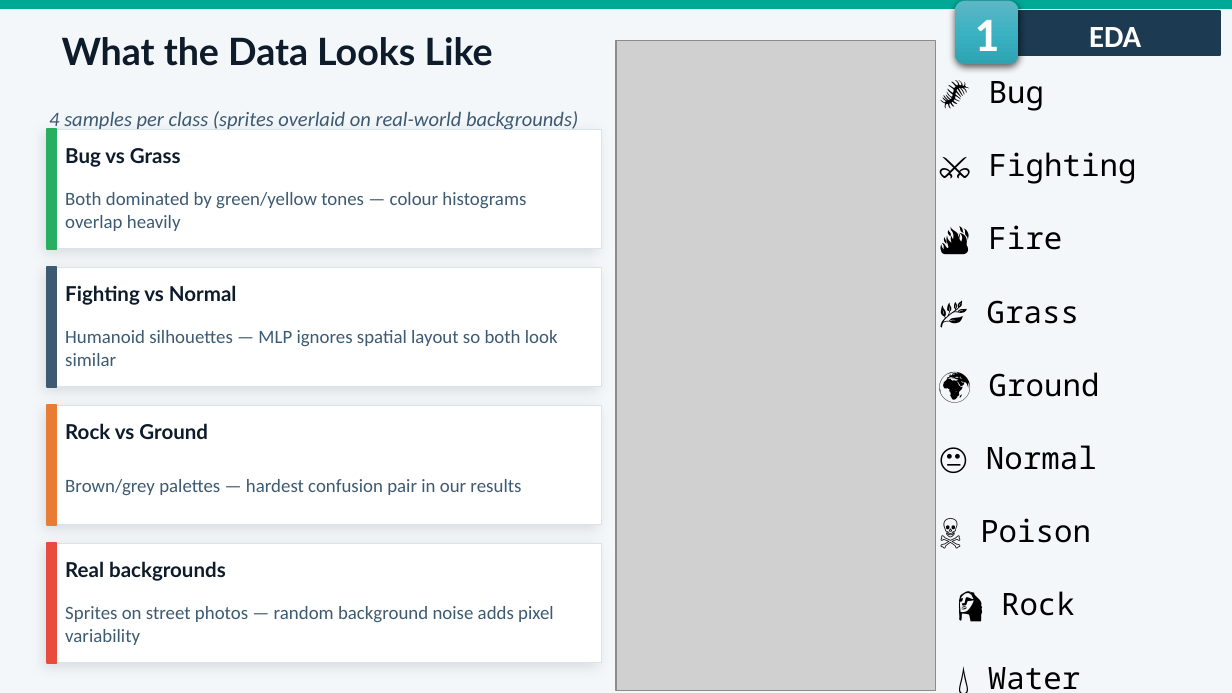
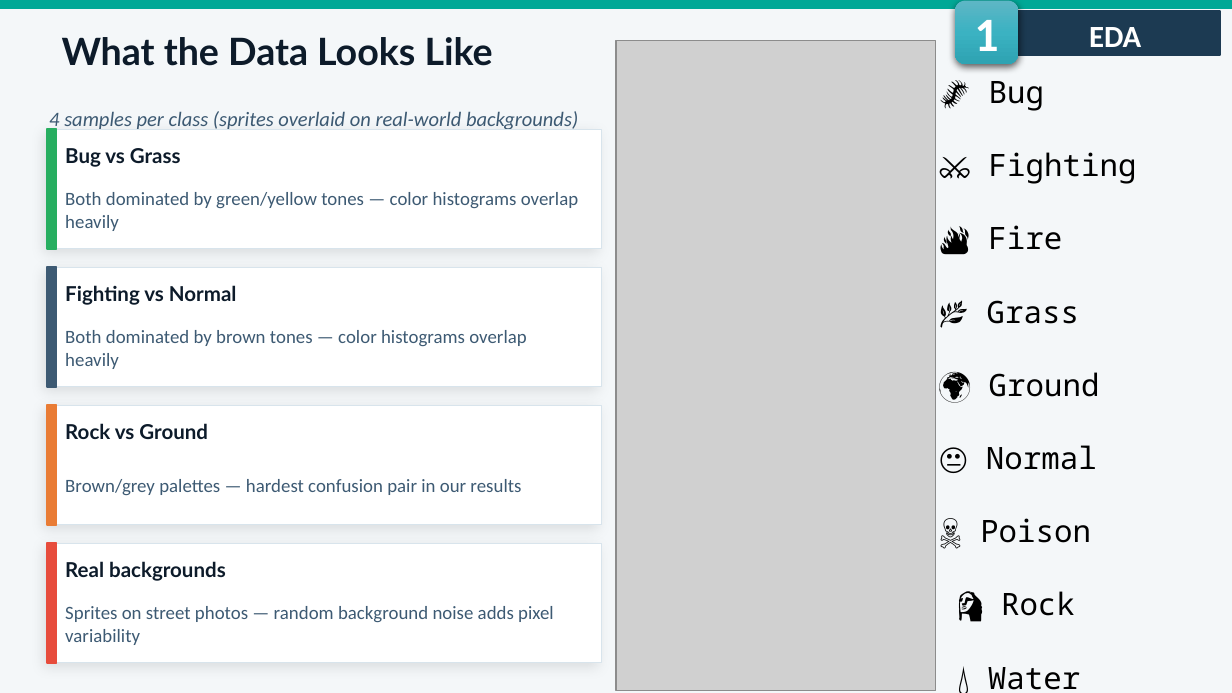
Before and after one commit to fmssilva/DL_Proj, a slide deck: slide 6 of assignment_1/task1/Task1_report.pptx. Drawn at 1232x693 pixels with LibreOffice and Linux fonts; fonts in the diff are those of the drawing; grey boxes stand for pictures. Boxes give left, top, right and bottom in pixels: in the first picture for what was removed or moved away, otherwise in the second. Text is boxed around its words. In the diff, an @@ line names an element or a change of style, - is before the commit and + after.

```diff
--- a/assignment_1/task1/Task1_report.pptx
+++ b/assignment_1/task1/Task1_report.pptx
@@ text at [65, 192, 578, 231]: text changed @@
-Both dominated by green/yellow tones — colour histograms overlap heavily
+Both dominated by green/yellow tones — color histograms overlap heavily
@@ text at [65, 330, 526, 369]: text changed @@
-Humanoid silhouettes — MLP ignores spatial layout so both look similar
+Both dominated by brown tones — color histograms overlap heavily
```
Also in this commit, not shown: 12 other slides changed.
